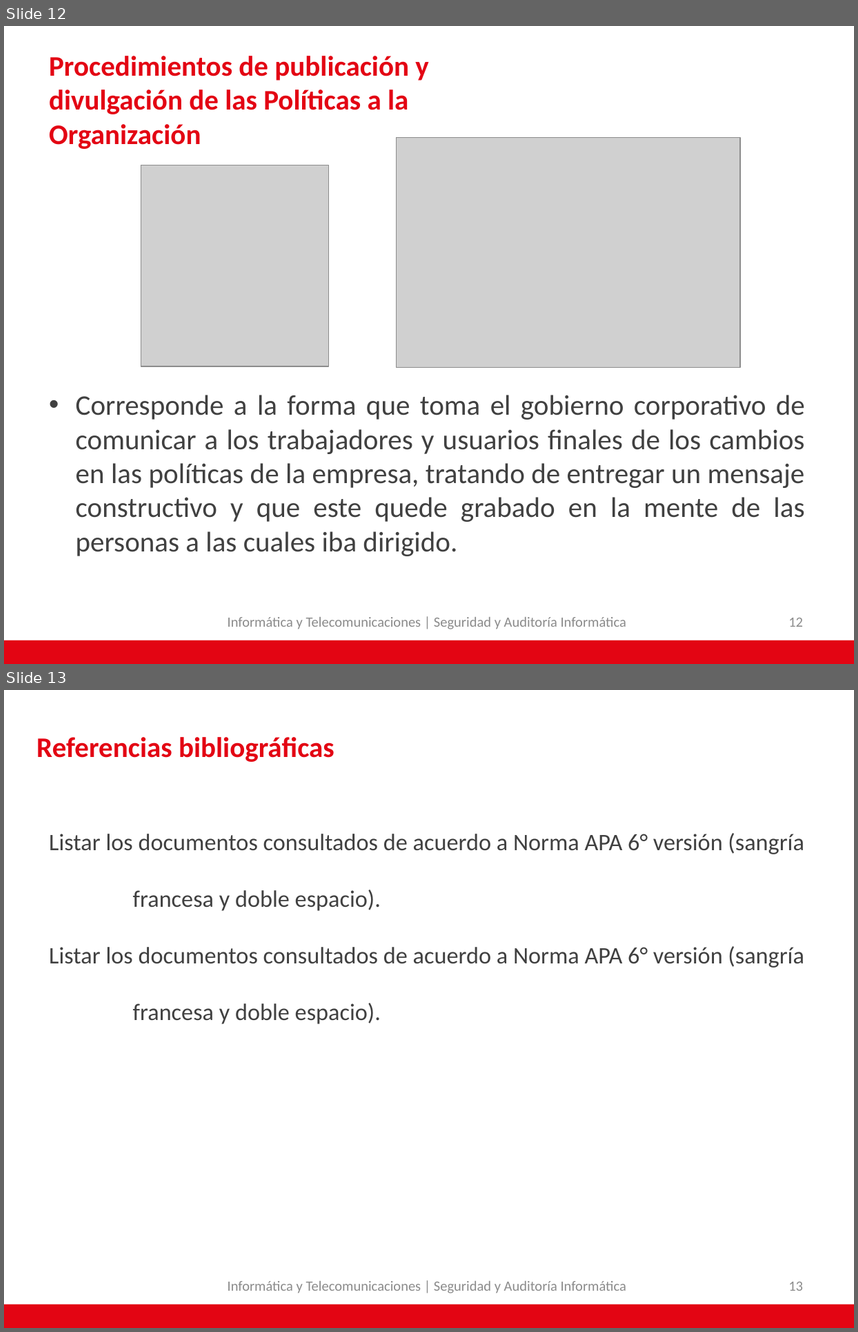
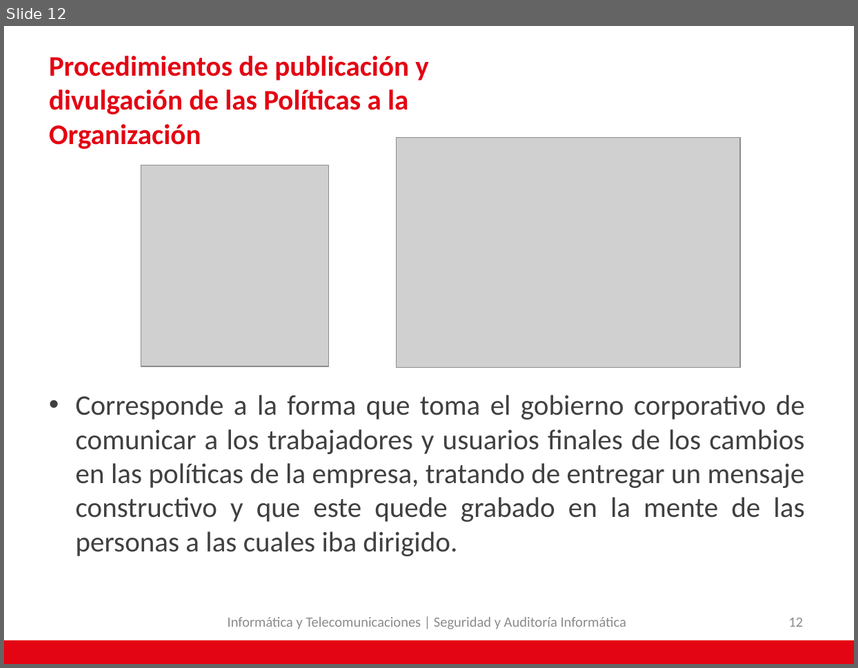
Before and after one commit to AdNNNN/inacap.2019, a slide deck: trabajos.inacap.2019/Seguridad y auditoria informática/Unidad 2/Problematica - Empresa JetBlack II.pptx. Shown one above the other, each under a label of ours: slides 12 and 13 before the commit, slide 12 after it. The pictures are 858x1332 and 858x668 pixels, drawn with LibreOffice and Linux fonts; fonts in the diff are those of the drawing; grey boxes stand for pictures; background and template pictures are left out. Boxes give left, top, right and bottom in pixels: in the first picture for what was removed or moved away, otherwise in the second. Text is boxed around its words. In the diff, an @@ line names an element or a change of style, - is before the commit and + after.

Commit message:
Ultima actualiazacion Seguridad (PPT y Word)

```diff
--- a/trabajos.inacap.2019/Seguridad y auditoria informática/Unidad 2/Problematica - Empresa JetBlack II.pptx
+++ b/trabajos.inacap.2019/Seguridad y auditoria informática/Unidad 2/Problematica - Empresa JetBlack II.pptx
@@ slide 13 removed at (4,690,854,1328), background #FFFFFF; not listed: 1 template element that a slide beside it also shows @@
@@ title removed at (36,737,335,762) @@
-Referencias bibliográficas
@@ text removed at (49,833,804,1024) @@
-Listar los documentos consultados de acuerdo a Norma APA 6° versión (sangría francesa y doble espacio).
-Listar los documentos consultados de acuerdo a Norma APA 6° versión (sangría francesa y doble espacio).
@@ text removed at (228,1281,626,1293) @@
-Informática y Telecomunicaciones | Seguridad y Auditoría Informática
@@ page number removed at (789,1281,803,1290) @@
-13
```
Also in this commit, not shown: 1 slide changed, 1 slide added, 3 other files.
